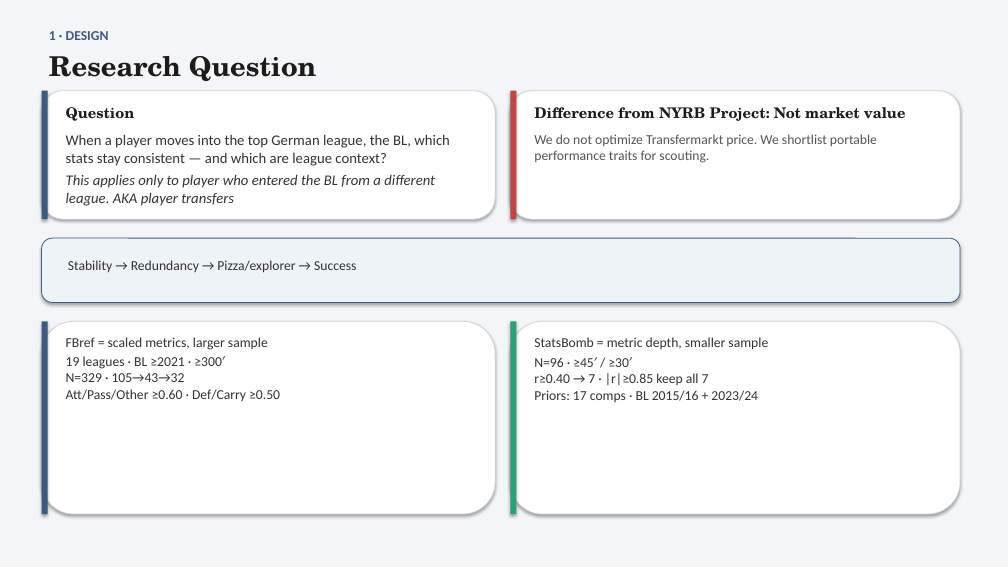
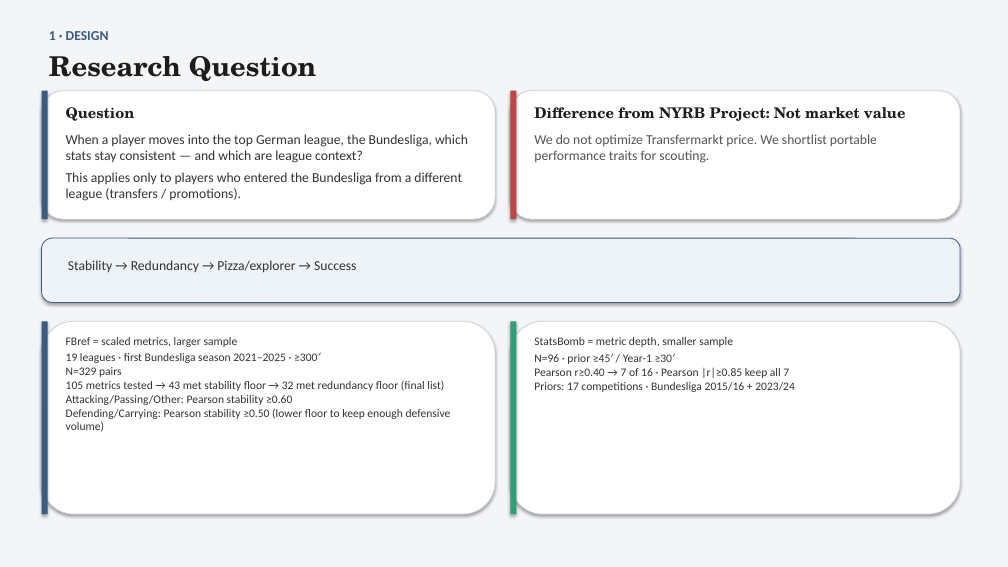
Before and after one commit to colbymorris08/bundesliga-transfer-traits, a slide deck: slide 3 of bundesliga_transfer_traits.pptx. Drawn at 1008x567 pixels with LibreOffice and Linux fonts; fonts in the diff are those of the drawing. Boxes give left, top, right and bottom in pixels: in the first picture for what was removed or moved away, otherwise in the second. Text is boxed around its words. In the diff, an @@ line names an element or a change of style, - is before the commit and + after.

```diff
--- a/bundesliga_transfer_traits.pptx
+++ b/bundesliga_transfer_traits.pptx
@@ text at [66, 134, 468, 201]: text changed; size 14 to 13 pt @@
-When a player moves into the top German league, the BL, which stats stay consistent — and which are league context?
-This applies only to player who entered the BL from a different league. AKA player transfers
+When a player moves into the top German league, the Bundesliga, which stats stay consistent — and which are league context?
+This applies only to players who entered the Bundesliga from a different league (transfers / promotions).
@@ text at [66, 352, 451, 432]: text changed; size 13 to 11 pt @@
-19 leagues · BL ≥2021 · ≥300′
-N=329 · 105→43→32
-Att/Pass/Other ≥0.60 · Def/Carry ≥0.50
+19 leagues · first Bundesliga season 2021–2025 · ≥300′
+N=329 pairs
+105 metrics tested → 43 met stability floor → 32 met redundancy floor (final list)
+Attacking/Passing/Other: Pearson stability ≥0.60
+Defending/Carrying: Pearson stability ≥0.50 (lower floor to keep enough defensive volume)
@@ text at [66, 337, 238, 347]: size 13 to 11 pt in "FBref = scaled metrics, larger sample" @@
@@ text at [534, 354, 795, 392]: text changed; size 13 to 11 pt @@
-N=96 · ≥45′ / ≥30′
-r≥0.40 → 7 · |r|≥0.85 keep all 7
-Priors: 17 comps · BL 2015/16 + 2023/24
+N=96 · prior ≥45′ / Year-1 ≥30′
+Pearson r≥0.40 → 7 of 16 · Pearson |r|≥0.85 keep all 7
+Priors: 17 competitions · Bundesliga 2015/16 + 2023/24
@@ text at [534, 337, 733, 347]: size 13 to 11 pt in "StatsBomb = metric depth, smaller sample" @@
```
Also in this commit, not shown: 15 other slides changed, 1 slide added, 2 other files.
